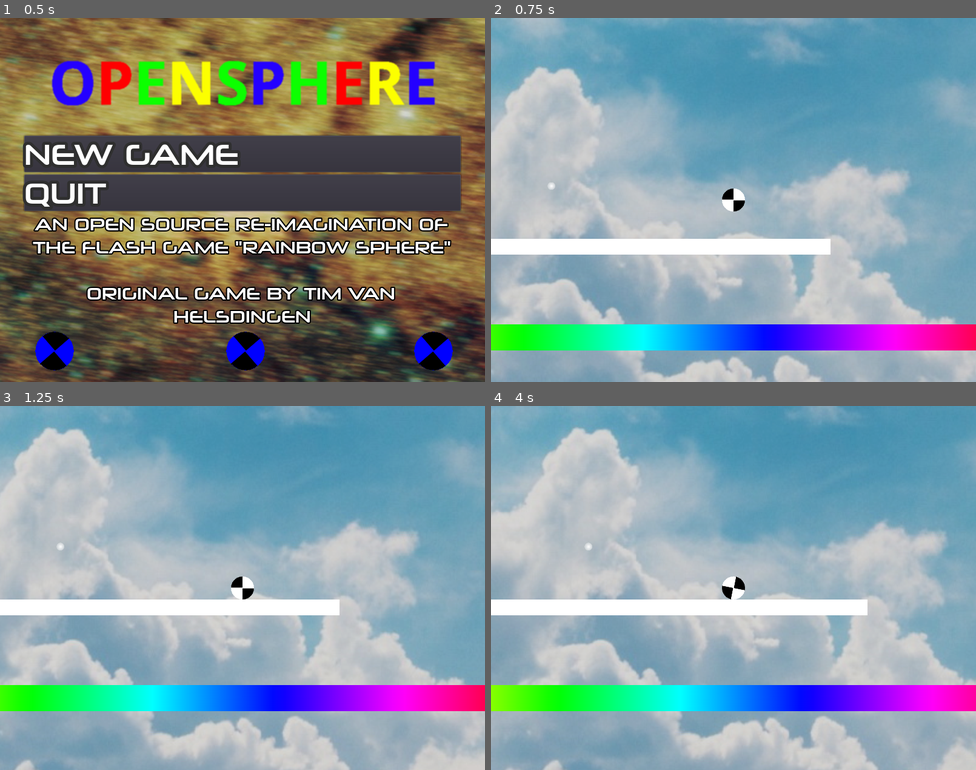
Above: before the commit, frames 1-4 (two rows, left to right).
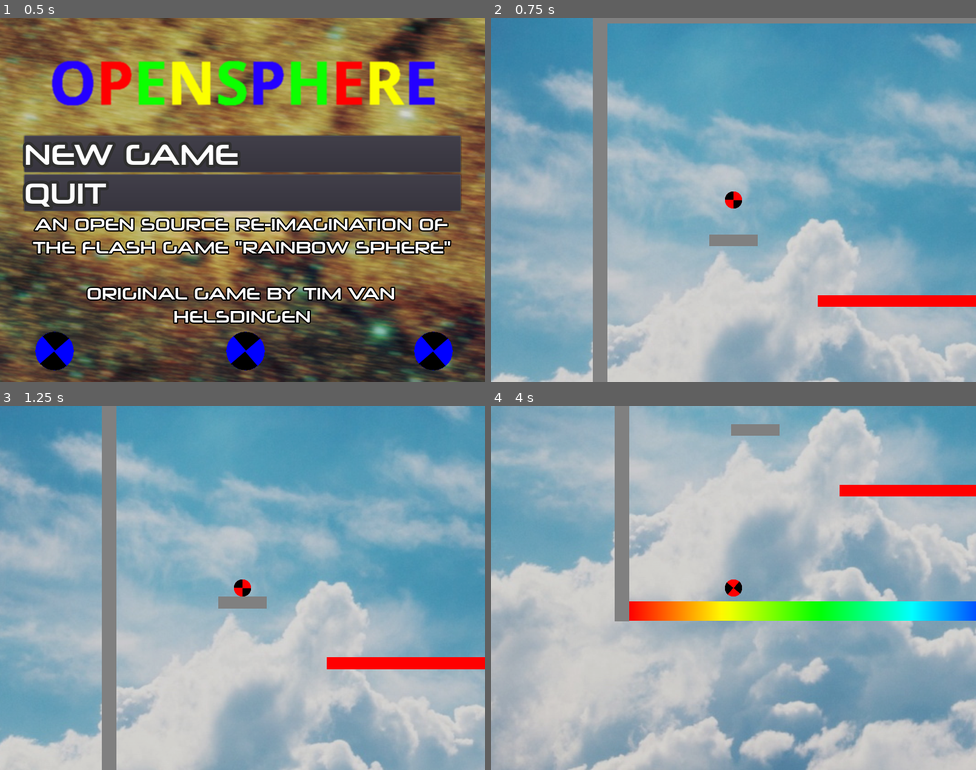
Above: after the commit, the same moments.

Repository: OpenSphereDevel/OpenSphere-Godot
Game: Godot game, scene res://levels/mainmenu/TitleScreen.tscn
Two runs of this game, one before a commit and one after it. Both use one fixed random seed, a clock stepped at 60 frames per second and the inputs below.
Inputs:
- Up to frame 1 (0.5 s): no input
- Up to frame 2 (0.75 s): click "NEW GAME" at 0.5 s
- Up to frame 3 (1.25 s): no input
- Up to frame 4 (4 s): tap Enter at 1.25 s; hold Up (ball_jump) 1.28-2.03 s; hold Right (ball_move_right) 1.28-2.78 s; tap Up (ball_jump) at 2.1, 2.27, 2.57, 3.6, 3.77 s; hold Left (ball_move_left) 2.78-3.53 s; hold Up (ball_jump) 2.78-3.53 s; hold Right (ball_move_right) from 3.53 s (still down)

Frame 1 is identical in both runs. In frame 2, 63% of the frame differs, in the area x 0-100%, y 0-100%; in frame 3, 64%; in frame 4, 74%.

Commit message:
Added 4 Playable Levels
CHANGES:
--Added the first 4 playable levels, because I hadn't mastered doors/switches yet
--Fixed bug where gravity wouldn't "reset" upon being on platform, and would cause the player to shoot downward way too fast if you just rolled off

TODO:
--Implement switches so I can knock out a lot more levels in this game
--Maybe clean up the levels I have a little bit to make them neater
--Implement music that functions properly
--Implement persistent death count (perhaps in a save file that's stored in the game directory?)

Diff:
--- /dev/null
+++ b/levels/cloud/cloud1.tscn
@@ -0,0 +1,47 @@
+[gd_scene load_steps=7 format=2]
+
+[ext_resource path="res://levels/cloud/cloud1script.gd" type="Script" id=1]
+[ext_resource path="res://levels/cloud/cloudbackground.jpg" type="Texture" id=2]
+[ext_resource path="res://levels/template/Player.tscn" type="PackedScene" id=3]
+[ext_resource path="res://levels/template/DeathFloor.tscn" type="PackedScene" id=4]
+[ext_resource path="res://levels/template/Platform.tscn" type="PackedScene" id=5]
+[ext_resource path="res://levels/template/FinishObject.tscn" type="PackedScene" id=6]
+
+[node name="WorldNode2D" type="Node2D"]
+script = ExtResource( 1 )
+
+[node name="Background" type="Sprite" parent="."]
+modulate = Color( 0.835294, 0.835294, 0.835294, 1 )
+position = Vector2( 531.269, -279.615 )
+scale = Vector2( 3, 3 )
+texture = ExtResource( 2 )
+
+[node name="Player" parent="." instance=ExtResource( 3 )]
+position = Vector2( -20, -170 )
+
+[node name="DeathFloor" parent="." instance=ExtResource( 4 )]
+scale = Vector2( 30, 1 )
+
+[node name="LeftWall" parent="." instance=ExtResource( 5 )]
+position = Vector2( -460, -90 )
+scale = Vector2( 0.76, 21.9 )
+
+[node name="RightWall" parent="." instance=ExtResource( 5 )]
+position = Vector2( 1500, -90 )
+scale = Vector2( 0.76, 21.9 )
+
+[node name="Ceiling" parent="." instance=ExtResource( 5 )]
+position = Vector2( 520, -760 )
+rotation = 1.5708
+scale = Vector2( 0.76, 30 )
+
+[node name="Platform" parent="." instance=ExtResource( 5 )]
+position = Vector2( -20, -20 )
+scale = Vector2( 2.52, 0.6 )
+
+[node name="Platform2" parent="." instance=ExtResource( 5 )]
+position = Vector2( 520, 180 )
+scale = Vector2( 8.16, 0.6 )
+
+[node name="FinishObject" parent="." instance=ExtResource( 6 )]
+position = Vector2( 1230, 190 )
--- /dev/null
+++ b/levels/cloud/cloud1script.gd
@@ -0,0 +1,12 @@
+extends Node2D
+
+func _win_game():
+	get_tree().change_scene("res://levels/cloud/cloud2.tscn")
+
+func _ready():
+	get_node("Player").set_color(Color(1,0,0,1))
+	get_node("LeftWall").set_color(Color(0.5,0.5,0.5,1))
+	get_node("RightWall").set_color(Color(0.5,0.5,0.5,1))
+	get_node("Ceiling").set_color(Color(0.5,0.5,0.5,1))
+	get_node("Platform").set_color(Color(0.5,0.5,0.5,1))
+	get_node("Platform2").set_color(Color(1,0,0,1))
--- /dev/null
+++ b/levels/cloud/cloud2.tscn
@@ -0,0 +1,55 @@
+[gd_scene load_steps=8 format=2]
+
+[ext_resource path="res://levels/cloud/cloud2script.gd" type="Script" id=1]
+[ext_resource path="res://levels/cloud/cloudbackground.jpg" type="Texture" id=2]
+[ext_resource path="res://levels/template/Player.tscn" type="PackedScene" id=3]
+[ext_resource path="res://levels/template/DeathFloor.tscn" type="PackedScene" id=4]
+[ext_resource path="res://levels/template/Platform.tscn" type="PackedScene" id=5]
+[ext_resource path="res://levels/template/FinishObject.tscn" type="PackedScene" id=6]
+[ext_resource path="res://levels/template/ColorChanger.tscn" type="PackedScene" id=7]
+
+[node name="WorldNode2D" type="Node2D"]
+script = ExtResource( 1 )
+
+[node name="Background" type="Sprite" parent="."]
+modulate = Color( 0.835294, 0.835294, 0.835294, 1 )
+position = Vector2( 531.269, -279.615 )
+scale = Vector2( 3, 3 )
+texture = ExtResource( 2 )
+
+[node name="Player" parent="." instance=ExtResource( 3 )]
+position = Vector2( -610, -490 )
+
+[node name="DeathFloor" parent="." instance=ExtResource( 4 )]
+scale = Vector2( 40, 1 )
+
+[node name="LeftWall" parent="." instance=ExtResource( 5 )]
+position = Vector2( -780, -90 )
+scale = Vector2( 0.76, 21.9 )
+
+[node name="RightWall" parent="." instance=ExtResource( 5 )]
+position = Vector2( 1810, -90 )
+scale = Vector2( 0.76, 21.9 )
+
+[node name="Ceiling" parent="." instance=ExtResource( 5 )]
+position = Vector2( 520, -770 )
+rotation = 1.5708
+scale = Vector2( 0.76, 40 )
+
+[node name="Platform" parent="." instance=ExtResource( 5 )]
+position = Vector2( -600, -360 )
+scale = Vector2( 5, 0.6 )
+
+[node name="Platform2" parent="." instance=ExtResource( 5 )]
+position = Vector2( 80, -140 )
+scale = Vector2( 8.16, 0.6 )
+
+[node name="Platform3" parent="." instance=ExtResource( 5 )]
+position = Vector2( 920, 90 )
+scale = Vector2( 8.16, 0.6 )
+
+[node name="FinishObject" parent="." instance=ExtResource( 6 )]
+position = Vector2( 1530, 210 )
+
+[node name="ColorChanger" parent="." instance=ExtResource( 7 )]
+position = Vector2( 590, -290 )
--- /dev/null
+++ b/levels/cloud/cloud2script.gd
@@ -0,0 +1,14 @@
+extends Node2D
+
+func _win_game():
+	get_tree().change_scene("res://levels/cloud/cloud3.tscn")
+
+func _ready():
+	get_node("Player").set_color(Color(1,0,0,1))
+	get_node("LeftWall").set_color(Color(0.5,0.5,0.5,1))
+	get_node("RightWall").set_color(Color(0.5,0.5,0.5,1))
+	get_node("Ceiling").set_color(Color(0.5,0.5,0.5,1))
+	get_node("Platform").set_color(Color(0.5,0.5,0.5,1))
+	get_node("Platform2").set_color(Color(1,0,0,1))
+	get_node("Platform3").set_color(Color(0,0,1,1))
+	get_node("ColorChanger").set_color(Color(0,0,1,1))
--- /dev/null
+++ b/levels/cloud/cloud3.tscn
@@ -0,0 +1,66 @@
+[gd_scene load_steps=8 format=2]
+
+[ext_resource path="res://levels/cloud/cloud3script.gd" type="Script" id=1]
+[ext_resource path="res://levels/cloud/cloudbackground.jpg" type="Texture" id=2]
+[ext_resource path="res://levels/template/Player.tscn" type="PackedScene" id=3]
+[ext_resource path="res://levels/template/DeathFloor.tscn" type="PackedScene" id=4]
+[ext_resource path="res://levels/template/Platform.tscn" type="PackedScene" id=5]
+[ext_resource path="res://levels/template/FinishObject.tscn" type="PackedScene" id=6]
+[ext_resource path="res://levels/template/ColorChanger.tscn" type="PackedScene" id=7]
+
+[node name="WorldNode2D" type="Node2D"]
+script = ExtResource( 1 )
+
+[node name="Background" type="Sprite" parent="."]
+modulate = Color( 0.835294, 0.835294, 0.835294, 1 )
+position = Vector2( 531.269, -279.615 )
+scale = Vector2( 3, 3 )
+texture = ExtResource( 2 )
+
+[node name="Player" parent="." instance=ExtResource( 3 )]
+position = Vector2( -610, -490 )
+
+[node name="DeathFloor" parent="." instance=ExtResource( 4 )]
+scale = Vector2( 40, 1 )
+
+[node name="LeftWall" parent="." instance=ExtResource( 5 )]
+position = Vector2( -780, -90 )
+scale = Vector2( 0.76, 21.9 )
+
+[node name="RightWall" parent="." instance=ExtResource( 5 )]
+position = Vector2( 1810, -90 )
+scale = Vector2( 0.76, 21.9 )
+
+[node name="Ceiling" parent="." instance=ExtResource( 5 )]
+position = Vector2( 520, -770 )
+rotation = 1.5708
+scale = Vector2( 0.76, 40 )
+
+[node name="Platform" parent="." instance=ExtResource( 5 )]
+position = Vector2( -600, -360 )
+scale = Vector2( 5, 0.6 )
+
+[node name="Platform2" parent="." instance=ExtResource( 5 )]
+position = Vector2( -60, 80 )
+scale = Vector2( 8.16, 0.6 )
+
+[node name="Platform3" parent="." instance=ExtResource( 5 )]
+position = Vector2( 500, -140.8 )
+scale = Vector2( 8.16, 0.6 )
+
+[node name="Platform4" parent="." instance=ExtResource( 5 )]
+position = Vector2( 990, 240 )
+scale = Vector2( 8.16, 0.6 )
+
+[node name="Platform5" parent="." instance=ExtResource( 5 )]
+position = Vector2( 500, 280 )
+scale = Vector2( 0.6, 9 )
+
+[node name="FinishObject" parent="." instance=ExtResource( 6 )]
+position = Vector2( 1560, 370 )
+
+[node name="ColorChanger" parent="." instance=ExtResource( 7 )]
+position = Vector2( 320, -50 )
+
+[node name="ColorChanger2" parent="." instance=ExtResource( 7 )]
+position = Vector2( 640, -20 )
--- /dev/null
+++ b/levels/cloud/cloud3script.gd
@@ -0,0 +1,17 @@
+extends Node2D
+
+func _win_game():
+	get_tree().change_scene("res://levels/cloud/cloud4.tscn")
+
+func _ready():
+	get_node("Player").set_color(Color(1,0,0,1))
+	get_node("LeftWall").set_color(Color(0.5,0.5,0.5,1))
+	get_node("RightWall").set_color(Color(0.5,0.5,0.5,1))
+	get_node("Ceiling").set_color(Color(0.5,0.5,0.5,1))
+	get_node("Platform").set_color(Color(0.5,0.5,0.5,1))
+	get_node("Platform2").set_color(Color(1,0,0,1))
+	get_node("Platform3").set_color(Color(0,0,1,1))
+	get_node("Platform4").set_color(Color(1,1,0,1))
+	get_node("Platform5").set_color(Color(0.5,0.5,0.5,1))
+	get_node("ColorChanger").set_color(Color(0,0,1,1))
+	get_node("ColorChanger2").set_color(Color(1,1,0,1))
--- /dev/null
+++ b/levels/cloud/cloud4.tscn
@@ -0,0 +1,63 @@
+[gd_scene load_steps=8 format=2]
+
+[ext_resource path="res://levels/cloud/cloud4script.gd" type="Script" id=1]
+[ext_resource path="res://levels/cloud/cloudbackground.jpg" type="Texture" id=2]
+[ext_resource path="res://levels/template/Player.tscn" type="PackedScene" id=3]
+[ext_resource path="res://levels/template/DeathFloor.tscn" type="PackedScene" id=4]
+[ext_resource path="res://levels/template/Platform.tscn" type="PackedScene" id=5]
+[ext_resource path="res://levels/template/FinishObject.tscn" type="PackedScene" id=6]
+[ext_resource path="res://levels/template/ColorChanger.tscn" type="PackedScene" id=7]
+
+[node name="WorldNode2D" type="Node2D"]
+script = ExtResource( 1 )
+
+[node name="Background" type="Sprite" parent="."]
+modulate = Color( 0.835294, 0.835294, 0.835294, 1 )
+position = Vector2( 531.269, -279.615 )
+scale = Vector2( 3, 3 )
+texture = ExtResource( 2 )
+
+[node name="Player" parent="." instance=ExtResource( 3 )]
+position = Vector2( 530, -580 )
+
+[node name="DeathFloor" parent="." instance=ExtResource( 4 )]
+scale = Vector2( 30, 1 )
+
+[node name="LeftWall" parent="." instance=ExtResource( 5 )]
+position = Vector2( -460, -90 )
+scale = Vector2( 0.76, 21.9 )
+
+[node name="RightWall" parent="." instance=ExtResource( 5 )]
+position = Vector2( 1500, -90 )
+scale = Vector2( 0.76, 21.9 )
+
+[node name="Ceiling" parent="." instance=ExtResource( 5 )]
+position = Vector2( 520, -760 )
+rotation = 1.5708
+scale = Vector2( 0.76, 30 )
+
+[node name="Platform" parent="." instance=ExtResource( 5 )]
+position = Vector2( 530, -490 )
+scale = Vector2( 5, 0.6 )
+
+[node name="Platform2" parent="." instance=ExtResource( 5 )]
+position = Vector2( 350, -620 )
+scale = Vector2( 0.6, 4.5 )
+
+[node name="Platform3" parent="." instance=ExtResource( 5 )]
+position = Vector2( 850.8, -230 )
+scale = Vector2( 0.6, 0.6 )
+
+[node name="Platform4" parent="." instance=ExtResource( 5 )]
+position = Vector2( 270, 20 )
+scale = Vector2( 7, 0.6 )
+
+[node name="Platform5" parent="." instance=ExtResource( 5 )]
+position = Vector2( 530, -320 )
+scale = Vector2( 0.6, 5 )
+
+[node name="FinishObject" parent="." instance=ExtResource( 6 )]
+position = Vector2( -260, 230 )
+
+[node name="ColorChanger" parent="." instance=ExtResource( 7 )]
+position = Vector2( 670, -240 )
--- /dev/null
+++ b/levels/cloud/cloud4script.gd
@@ -0,0 +1,16 @@
+extends Node2D
+
+func _win_game():
+	get_tree().quit()
+
+func _ready():
+	get_node("Player").set_color(Color(1,0,0,1))
+	get_node("LeftWall").set_color(Color(0.5,0.5,0.5,1))
+	get_node("RightWall").set_color(Color(0.5,0.5,0.5,1))
+	get_node("Ceiling").set_color(Color(0.5,0.5,0.5,1))
+	get_node("Platform").set_color(Color(0.5,0.5,0.5,1))
+	get_node("Platform2").set_color(Color(0.5,0.5,0.5,1))
+	get_node("Platform3").set_color(Color(0.5,0.5,0.5,1))
+	get_node("Platform4").set_color(Color(1,1,0,1))
+	get_node("Platform5").set_color(Color(0,0,1,1))
+	get_node("ColorChanger").set_color(Color(1,1,0,1))
--- a/levels/mainmenu/NewGameButton.gd
+++ b/levels/mainmenu/NewGameButton.gd
@@ -4,4 +4,4 @@
 #created using the node/signals thing
 #for now only loads the level template, obviously no real levels made yet
 func _on_NewGameButton_pressed():
-	get_tree().change_scene("res://levels/template/WorldTemplate.tscn")
+	get_tree().change_scene("res://levels/cloud/cloud1.tscn")
--- a/levels/template/ColorChanger.tscn
+++ b/levels/template/ColorChanger.tscn
@@ -4,6 +4,7 @@
 [ext_resource path="res://sprites/colorchanger.png" type="Texture" id=2]
 
 [sub_resource type="CircleShape2D" id=1]
+radius = 23.06
 
 [node name="ColorChanger" type="Area2D"]
 script = ExtResource( 1 )
--- a/levels/template/FinishObject.tscn
+++ b/levels/template/FinishObject.tscn
@@ -6,7 +6,7 @@
 [ext_resource path="res://scripts/FinishSpriteSpin.gd" type="Script" id=4]
 
 [sub_resource type="CircleShape2D" id=1]
-radius = 38.8617
+radius = 73.947
 
 [node name="FinishObject" type="Area2D"]
 script = ExtResource( 1 )
--- a/levels/template/Platform.tscn
+++ b/levels/template/Platform.tscn
@@ -1,7 +1,8 @@
-[gd_scene load_steps=5 format=2]
+[gd_scene load_steps=6 format=2]
 
-[ext_resource path="res://sprites/wallsprite.png" type="Texture" id=1]
-[ext_resource path="res://scripts/PlatformColorDetection.gd" type="Script" id=2]
+[ext_resource path="res://sprites/Platform.gd" type="Script" id=1]
+[ext_resource path="res://sprites/wallsprite.png" type="Texture" id=2]
+[ext_resource path="res://scripts/PlatformColorDetection.gd" type="Script" id=3]
 
 [sub_resource type="RectangleShape2D" id=1]
 extents = Vector2( 31.9813, 31.8759 )
@@ -12,9 +13,10 @@
 [node name="Platform" type="StaticBody2D"]
 position = Vector2( 480, 352 )
 scale = Vector2( 15, 0.6 )
+script = ExtResource( 1 )
 
 [node name="Sprite" type="Sprite" parent="."]
-texture = ExtResource( 1 )
+texture = ExtResource( 2 )
 __meta__ = {
 "_edit_group_": true
 }
--- a/levels/template/Player.tscn
+++ b/levels/template/Player.tscn
@@ -20,7 +20,7 @@
 position = Vector2( 6.10352e-05, 0 )
 scale = Vector2( 1.66667, 1.66667 )
 current = true
-zoom = Vector2( 1.5, 1.5 )
+zoom = Vector2( 2, 2 )
 drag_margin_h_enabled = false
 drag_margin_v_enabled = false
 smoothing_speed = 30.0
--- /dev/null
+++ b/levels/template/WorldTemplate.gd
@@ -0,0 +1,11 @@
+extends Node2D
+#this script handles worldly-things like setting colors of platforms, action when win, etc.
+
+#put the next level to load here upon player touching finish
+func _win_game():
+	get_tree().reload_current_scene()
+
+#put color-definition crap here for child nodes for when level loads up
+#also put resets of swinging doors here so upon reload it resets them to "unswung"
+func _ready():
+	get_node("Platform").set_color(Color(0.5,0.5,0.5,1))
--- a/levels/template/WorldTemplate.tscn
+++ b/levels/template/WorldTemplate.tscn
@@ -1,29 +1,31 @@
-[gd_scene load_steps=7 format=2]
+[gd_scene load_steps=8 format=2]
 
-[ext_resource path="res://levels/cloud/cloudbackground.jpg" type="Texture" id=1]
-[ext_resource path="res://levels/template/Player.tscn" type="PackedScene" id=2]
-[ext_resource path="res://levels/template/Platform.tscn" type="PackedScene" id=3]
-[ext_resource path="res://levels/template/DeathFloor.tscn" type="PackedScene" id=4]
-[ext_resource path="res://levels/template/FinishObject.tscn" type="PackedScene" id=5]
-[ext_resource path="res://levels/template/ColorChanger.tscn" type="PackedScene" id=6]
+[ext_resource path="res://levels/template/WorldTemplate.gd" type="Script" id=1]
+[ext_resource path="res://levels/cloud/cloudbackground.jpg" type="Texture" id=2]
+[ext_resource path="res://levels/template/Player.tscn" type="PackedScene" id=3]
+[ext_resource path="res://levels/template/Platform.tscn" type="PackedScene" id=4]
+[ext_resource path="res://levels/template/DeathFloor.tscn" type="PackedScene" id=5]
+[ext_resource path="res://levels/template/FinishObject.tscn" type="PackedScene" id=6]
+[ext_resource path="res://levels/template/ColorChanger.tscn" type="PackedScene" id=7]
 
 [node name="WorldNode2D" type="Node2D"]
+script = ExtResource( 1 )
 
-[node name="Sprite" type="Sprite" parent="."]
+[node name="Background" type="Sprite" parent="."]
 modulate = Color( 0.835294, 0.835294, 0.835294, 1 )
 position = Vector2( 531.269, -279.615 )
 scale = Vector2( 3, 3 )
-texture = ExtResource( 1 )
+texture = ExtResource( 2 )
 
-[node name="Player" parent="." instance=ExtResource( 2 )]
+[node name="Player" parent="." instance=ExtResource( 3 )]
 position = Vector2( 719.67, 219.961 )
 
-[node name="Platform" parent="." instance=ExtResource( 3 )]
+[node name="Platform" parent="." instance=ExtResource( 4 )]
 
-[node name="DeathFloor" parent="." instance=ExtResource( 4 )]
+[node name="DeathFloor" parent="." instance=ExtResource( 5 )]
 
-[node name="FinishObject" parent="." instance=ExtResource( 5 )]
+[node name="FinishObject" parent="." instance=ExtResource( 6 )]
 position = Vector2( -87.879, 219.698 )
 
-[node name="ColorChanger" parent="." instance=ExtResource( 6 )]
+[node name="ColorChanger" parent="." instance=ExtResource( 7 )]
 position = Vector2( 269.104, 201.828 )
--- a/scripts/ColorChangerScript.gd
+++ b/scripts/ColorChangerScript.gd
@@ -7,7 +7,7 @@
 var yellow = Color(1,1,0,1)
 
 #sets sprite texture color to be certain color on launch
-func change_color(color):
+func set_color(color):
 	get_node("ColorChangerSprite").set_self_modulate(color)
 
 #if the player touches this, then change player color to its color
--- a/scripts/FinishObject.gd
+++ b/scripts/FinishObject.gd
@@ -4,4 +4,4 @@
 #supposed to move to next level in sequence
 func _on_FinishObject_body_entered(body):
 	if body.get_name() == "Player":
-		get_tree().reload_current_scene()
+		get_tree().get_root().get_node("/root/WorldNode2D")._win_game()
--- a/scripts/PlayerScript.gd
+++ b/scripts/PlayerScript.gd
@@ -10,7 +10,7 @@
 const UP = Vector2(0, -1)
 
 #constants for things like movement speed, gravity, jump height, etc.
-const SPEED = 500
+const SPEED = 700
 const GRAVITY = 22
 const JUMP_HEIGHT = -700
 
@@ -66,8 +66,9 @@
 
 	#if the player is actually on the floor and presses the jump button it will make them jump
 	if is_on_floor():
+		motion.y = 0
 		releasedJumpAlready = false
-		if Input.is_action_just_pressed("ball_jump"):
+		if Input.is_action_pressed("ball_jump"):
 			motion.y = JUMP_HEIGHT
 
 	#if player hits a ceiling, make player fall back down
@@ -75,6 +76,9 @@
 	if is_on_ceiling():
 		motion.y = 1
 
+#function that changes color of the ball right from root actor node
+func set_color(color):
+	get_node("BallSprite").set_self_modulate(color)
 
 #function for movement of ball sprite that is updated every frame (delta)
 func _physics_process(delta):
--- /dev/null
+++ b/sprites/Platform.gd
@@ -0,0 +1,4 @@
+extends StaticBody2D
+
+func set_color(color):
+	get_node("Sprite").set_self_modulate(color)
Not shown: 1 places in levels/template/Platform.tscn that only renumber resources
